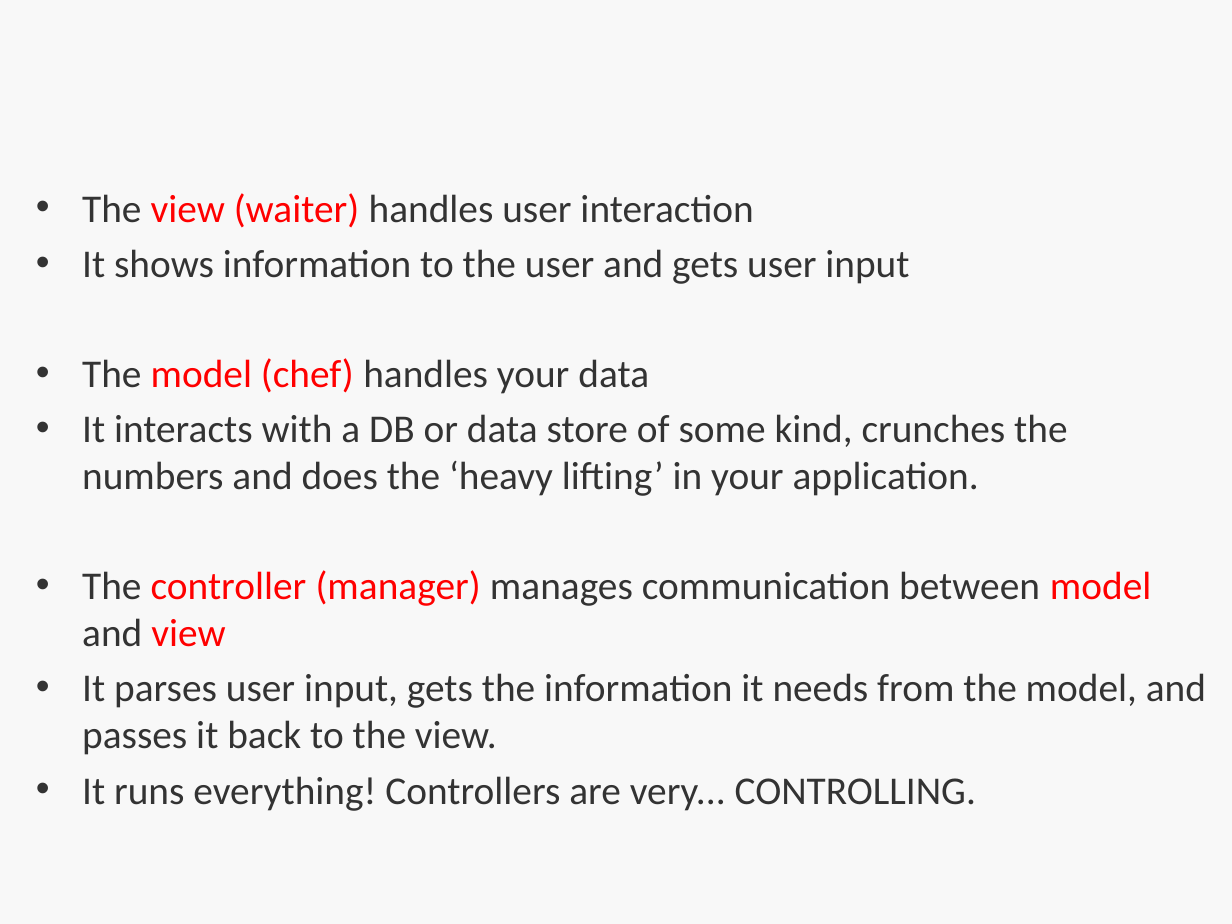
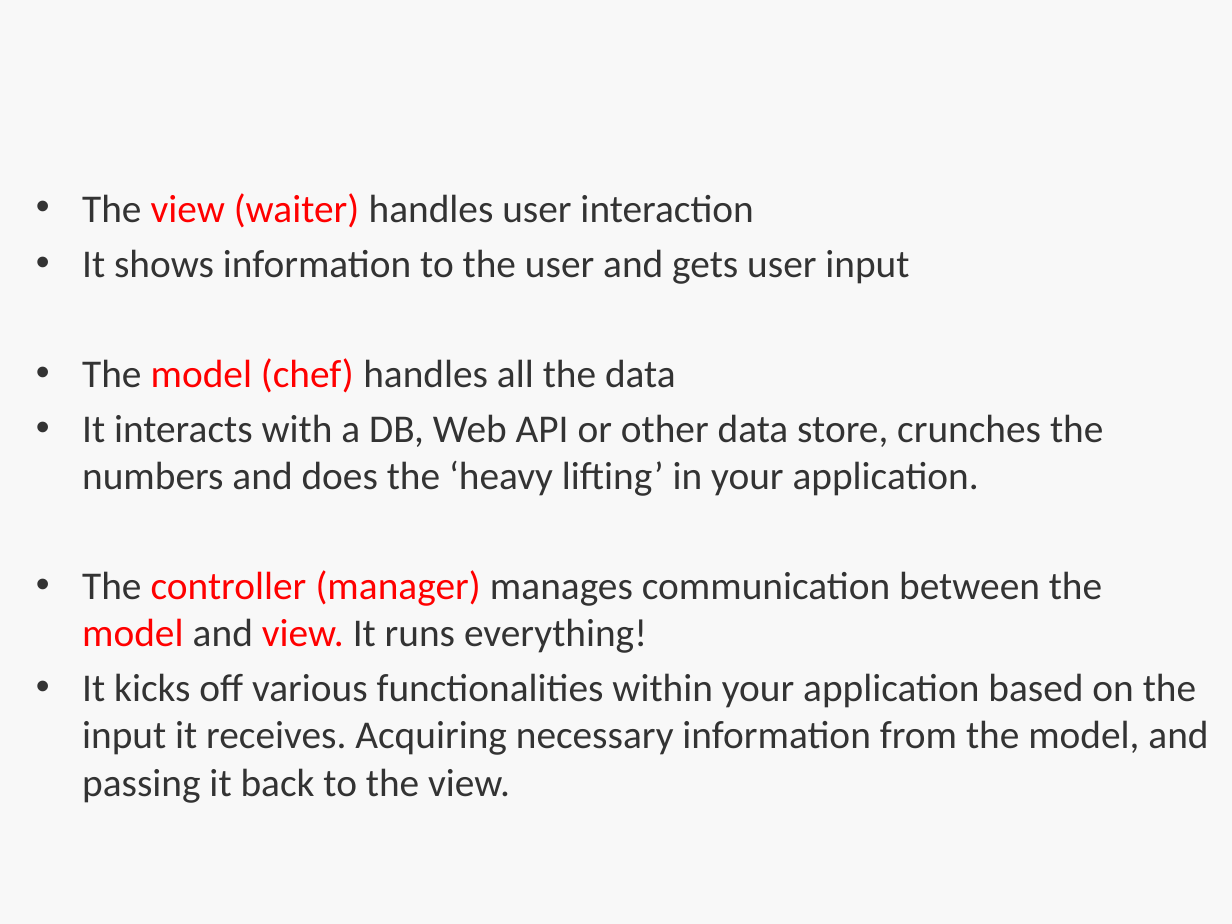
Before and after one commit to bootcoder/lectures, a slide deck: slide 11 of 1phase/mvc-single-res/HT-MVC.pptx (slide 10 before the commit). Drawn at 1232x924 pixels with LibreOffice and Linux fonts; fonts in the diff are those of the drawing; background and template pictures are left out. Boxes give left, top, right and bottom in pixels: in the first picture for what was removed or moved away, otherwise in the second. Text is boxed around its words. In the diff, an @@ line names an element or a change of style, - is before the commit and + after.

```diff
--- a/1phase/mvc-single-res/HT-MVC.pptx
+++ b/1phase/mvc-single-res/HT-MVC.pptx
@@ text at bbox=[82, 358, 1208, 803]: text changed @@
-• The model (chef) handles your data
-• It interacts with a DB or data store of some kind, crunches the numbers and does the ‘heavy lifting’ in your application.
-• The controller (manager) manages communication between model and view
-• It parses user input, gets the information it needs from the model, and passes it back to the view.
-• It runs everything! Controllers are very... CONTROLLING.
+• The model (chef) handles all the data
+• It interacts with a DB, Web API or other data store, crunches the numbers and does the ‘heavy lifting’ in your application.
+• The controller (manager) manages communication between the
+  model and view. It runs everything!
+• It kicks off various functionalities within your application based on the input it receives. Acquiring necessary information from the model, and passing it back to the view.
```
Also in this commit, not shown: 5 other slides changed, 2 slides added, 1 other file.
